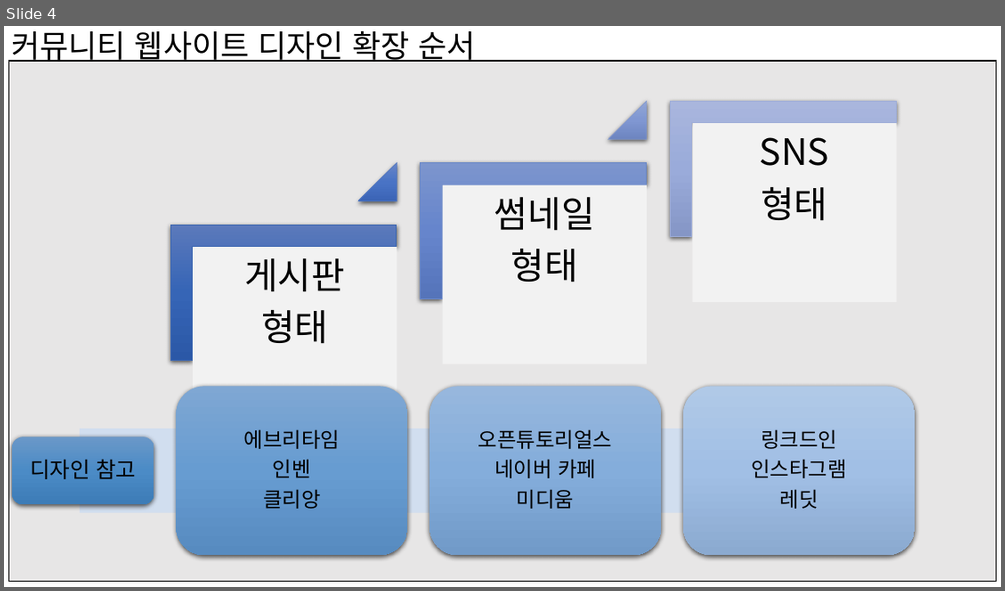
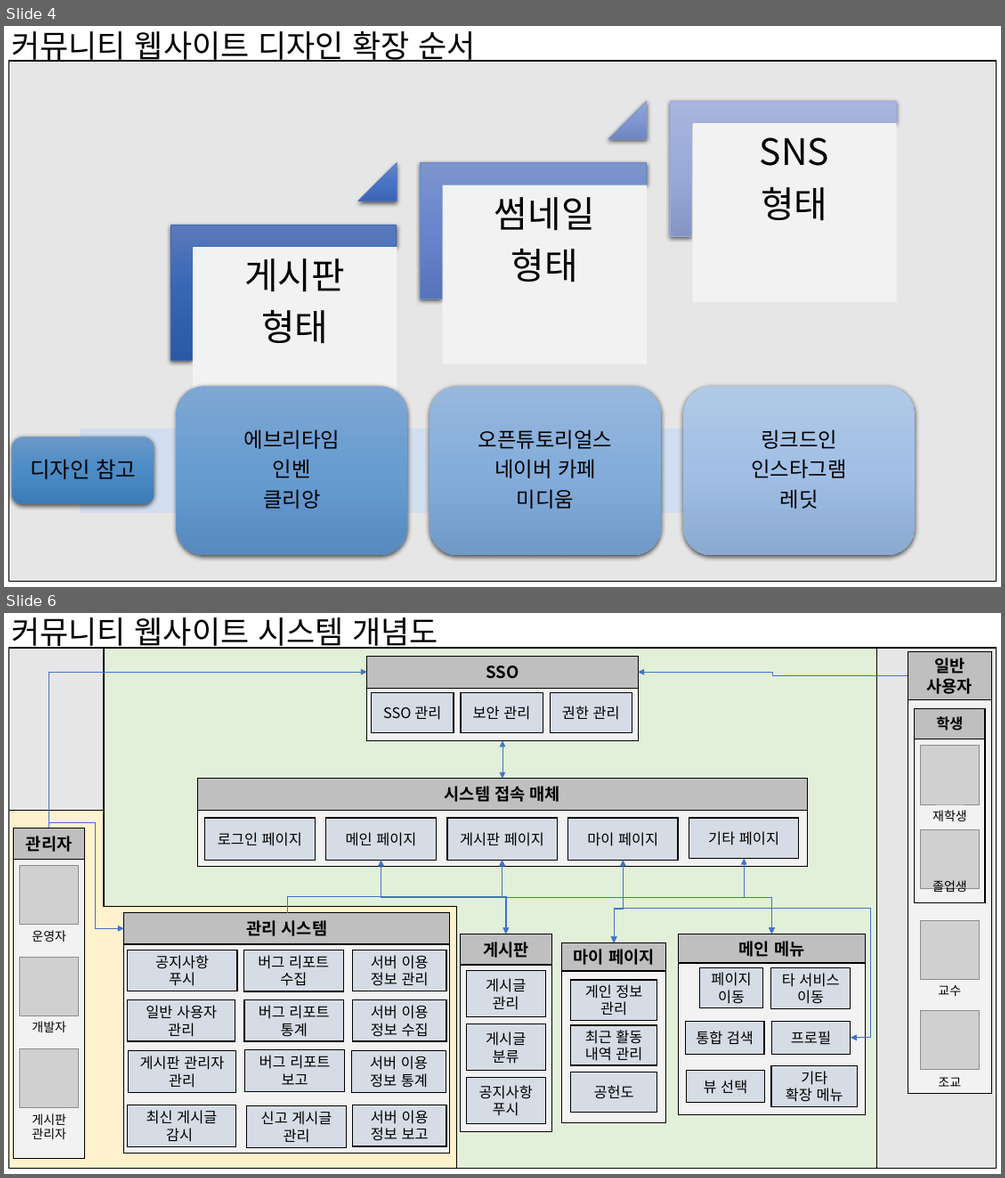
Before and after one commit to kkevin811015/MyDepartmentArchive, a slide deck: Documents/Requirements/service_order_client/raw/학과 커뮤니티 웹사이트 및 모바일 앱 개발 시스템 개념도.pptx. Shown one above the other, each under a label of ours: slide 4 before the commit, slides 4 and 6 after it; the slides between them are not shown. The pictures are 1005x591 and 1005x1178 pixels, drawn with LibreOffice and Linux fonts; fonts in the diff are those of the drawing; grey boxes stand for pictures. Boxes give left, top, right and bottom in pixels: in the first picture for what was removed or moved away, otherwise in the second. Text is boxed around its words. In the diff, an @@ line names an element or a change of style, - is before the commit and + after.

Commit message:
RFP 시스템 개념도 v0.3.1 [2023-02-08 17:55]

```diff
--- a/Documents/Requirements/service_order_client/raw/학과 커뮤니티 웹사이트 및 모바일 앱 개발 시스템 개념도.pptx
+++ b/Documents/Requirements/service_order_client/raw/학과 커뮤니티 웹사이트 및 모바일 앱 개발 시스템 개념도.pptx
@@ slide 6 added at (4,613,1001,1174), background #FFFFFF @@
@@ text added at (11,617,439,652), 30 pt, text #000000 @@
+커뮤니티 웹사이트 시스템 개념도
@@ rectangle added at (8,648,996,1167), fill #E7E6E6, outline #000000 1 pt @@
@@ rectangle added at (104,648,877,1167), fill #E2F0D9, outline #000000 1 pt @@
@@ elbow arrow added from (48, 827) to (367, 672), #4472C4 0.5 pt @@
@@ group added at (367,657,638,740): 5 rectangles @@
+SSO
+SSO 관리
+보안 관리
+권한 관리
@@ elbow arrow added from (908, 676) to (638, 672), #4472C4 0.5 pt @@
@@ elbow double arrow added from (502, 741) to (502, 779), #4472C4 0.5 pt @@
@@ corner added at (8,810,456,1167), fill #FFF2CC, outline #000000 1 pt @@
@@ elbow arrow added from (48, 827) to (123, 929), #4472C4 0.5 pt @@
@@ group added at (198,779,808,867): 7 rectangles @@
+시스템 접속 매체
+로그인 페이지
+게시판 페이지
+마이 페이지
+기타 페이지
+메인 페이지
@@ elbow double arrow added from (772, 933) to (380, 860), #4472C4 0.5 pt @@
@@ elbow double arrow added from (502, 860) to (772, 933), #4472C4 0.5 pt @@
@@ elbow double arrow added from (506, 933) to (502, 860), #4472C4 0.5 pt @@
@@ elbow double arrow added from (623, 860) to (615, 943), #4472C4 0.5 pt @@
@@ elbow double arrow added from (772, 933) to (744, 859), #4472C4 0.5 pt @@
@@ elbow arrow added from (287, 913) to (506, 933), #4472C4 0.5 pt @@
@@ elbow double arrow added from (850, 1038) to (615, 943), #4472C4 0.5 pt @@
@@ group added at (123,913,450,1153): 14 rectangles @@
+관리 시스템
+서버 이용
+정보 관리
+서버 이용
+정보 수집
+최신 게시글
+감시
+공지사항
+푸시
+신고 게시글
+관리
+버그 리포트
+수집
+게시판 관리자
+관리
+서버 이용
+정보 통계
+버그 리포트
+통계
+버그 리포트
+보고
+서버 이용
+정보 보고
+일반 사용자
+관리
@@ group added at (679,933,865,1115): 8 rectangles @@
+메인 메뉴
+페이지
+이동
+타 서비스
+이동
+통합 검색
+프로필
+뷰 선택
+기타
+확장 메뉴
@@ group added at (461,933,552,1131): 5 rectangles @@
+게시판
+게시글
+관리
+게시글
+분류
+공지사항
+푸시
@@ group added at (562,943,666,1123): 5 rectangles @@
+마이 페이지
+게인 정보
+관리
+최근 활동
+내역 관리
+공헌도
@@ group added at (908,652,992,1093): 4 rectangles, 4 pictures, 4 texts @@
+일반
+사용자
+학생
+재학생
+졸업생
+교수
+조교
@@ group added at (13,827,85,1159): 3 pictures, 3 texts, 2 rectangles @@
+관리자
+운영자
+개발자
+게시판
+관리자
```
Also in this commit, not shown: 3 slides changed, 2 other slides added.
